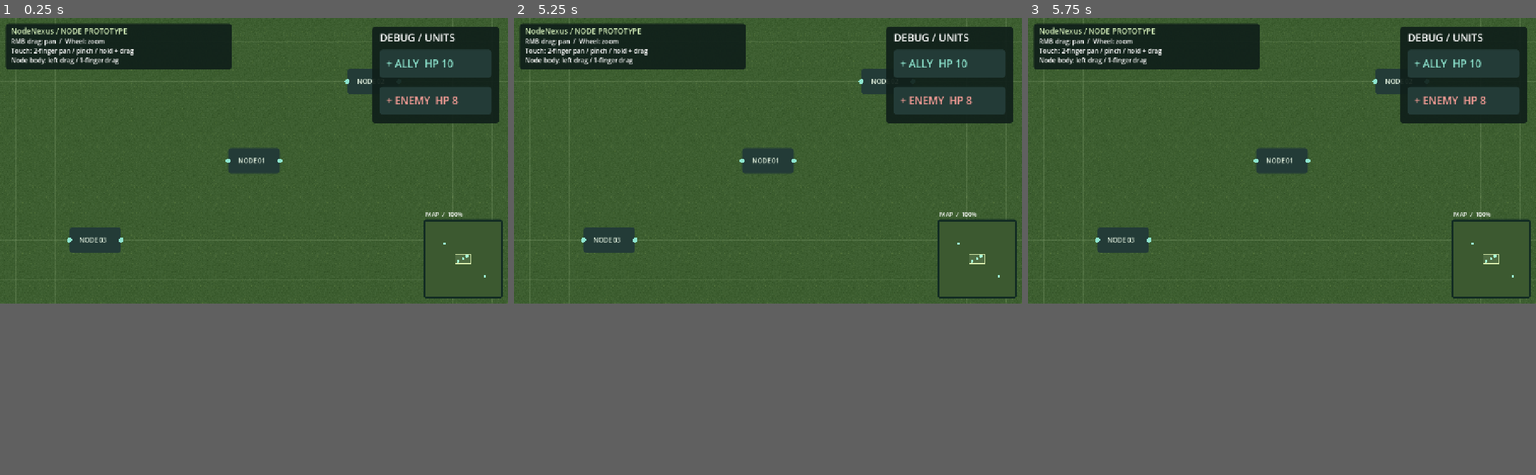
Above: before the commit, frames 1-3 (left to right).
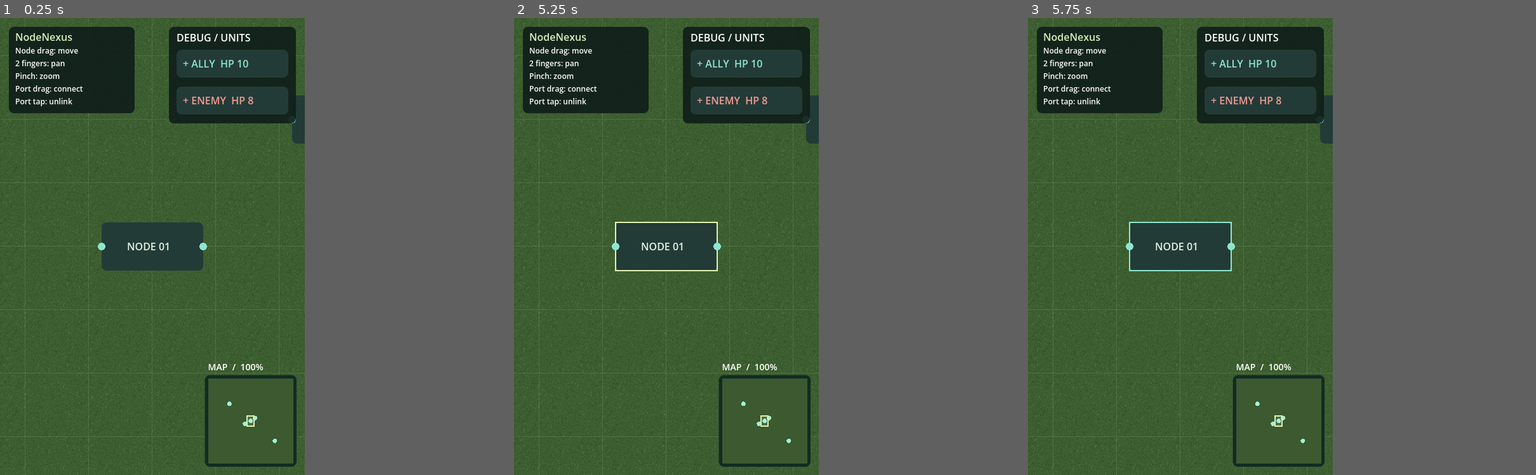
Above: after the commit, the same moments.

Repository: MCnagai/nodenexus-godot
Game: Godot game, scene res://scenes/main.tscn
Two runs of this game, one before a commit and one after it. Both use one fixed random seed, a clock stepped at 60 frames per second and the inputs below.
Inputs (mouse positions are in pixels of both pictures, inside the frame that each line leads up to):
- Up to frame 1 (0.25 s): no input
- Up to frame 2 (5.25 s): tap Enter at 0.5, 2, 3.5 s; move the mouse to (879, 145) at 0.52 s; click (879, 145) at 0.67 s; tap Space at 1.25, 2.75, 4.25 s; drag from (666, 173) to (742, 219) at 1.27 s; move the mouse to (818, 100) at 2.02 s; click (818, 100) at 2.17 s; drag from (742, 219) to (615, 118) at 2.77 s; move the mouse to (920, 205) at 3.52 s; click (920, 205) at 3.67 s; drag from (615, 118) to (691, 91) at 4.27 s; move the mouse to (793, 159) at 5.02 s; click (793, 159) at 5.17 s
- Up to frame 3 (5.75 s): no input
In our replay, the window is 800x450 before the commit and 480x720 after it. These sizes can differ from the game's own. Grey fills any space a smaller window leaves; there, only what the larger window draws over its background counts as a difference.

The runs differ from the first frame. In frame 1, 35% of the frame differs, in the area x 0-100%, y 0-100%; in frame 2, 35%; in frame 3, 35%.

Commit message:
Disconnect ports on tap and improve mobile text readability

Diff:
--- a/project.godot
+++ b/project.godot
@@ -6,7 +6,7 @@
 config/features=PackedStringArray("4.7", "GL Compatibility")
 
 [display]
-window/size/viewport_width=1280
+window/size/viewport_width=480
 window/size/viewport_height=720
 window/stretch/mode="canvas_items"
 window/stretch/aspect="expand"
--- a/scripts/main.gd
+++ b/scripts/main.gd
@@ -10,7 +10,7 @@
 const MAX_ZOOM := 2.5
 const HOLD_SECONDS := 0.5
 const HOLD_SLOP := 12.0
-const NODE_HALF_SIZE := Vector2(65, 32)
+const NODE_HALF_SIZE := Vector2(80, 38)
 const PORT_HIT_RADIUS := 12.0
 
 var camera_position := MAP_SIZE / 2.0
@@ -22,6 +22,8 @@
 var connections: Dictionary = {}
 var wire_from := -1
 var wire_pointer := Vector2.ZERO
+var wire_press_position := Vector2.ZERO
+var wire_dragged := false
 var wire_uses_touch := false
 var grass: ImageTexture
 var node_style: StyleBoxFlat
@@ -43,6 +45,8 @@
 var drag_uses_touch := false
 
 func _ready() -> void:
+    _configure_canvas()
+    get_window().size_changed.connect(_configure_canvas)
     mouse_filter = Control.MOUSE_FILTER_IGNORE
     texture_repeat = CanvasItem.TEXTURE_REPEAT_ENABLED
     grass = _make_grass()
@@ -52,6 +56,12 @@
     resized.connect(_refresh)
     get_window().mouse_exited.connect(_clear_hover)
     _refresh()
+
+func _configure_canvas() -> void:
+    var window := get_window()
+    var reference := Vector2i(480, 320) if window.size.y < 500 and window.size.x > window.size.y else Vector2i(480, 720)
+    if window.content_scale_size != reference:
+        window.content_scale_size = reference
 
 func _make_grass() -> ImageTexture:
     var image := Image.create(128, 128, false, Image.FORMAT_RGB8)
@@ -83,6 +93,12 @@
 func debug_ui_scale() -> float:
     return clampf(size.x / maxf(1.0, get_window().size.x), 1.0, 3.0)
 
+func hud_rect() -> Rect2:
+    var scale := debug_ui_scale()
+    if get_window().size.x < 700 or get_window().size.y < 500:
+        return Rect2(Vector2(14, 14) * scale, Vector2(minf(198 * scale, maxf(80, debug_menu_rect().position.x - 28 * scale)), 136 * scale))
+    return Rect2(14, 14, minf(size.x - 28, 570), 140)
+
 func debug_menu_rect() -> Rect2:
     var scale := debug_ui_scale()
     return Rect2(Vector2(size.x - 214 * scale, 14 * scale), Vector2(200, 152) * scale)
@@ -105,7 +121,9 @@
     for unit in units.values():
         if unit.friendly == friendly:
             count += 1
-    var offset := Vector2(side * 170, 140 + (count % 4) * 100) / camera_zoom
+    var horizontal := minf(170.0, maxf(0.0, size.x / 2 - NODE_HALF_SIZE.x - 24) * 0.8)
+    var vertical := minf(140.0 + (count % 4) * 100, maxf(0.0, size.y / 2 - NODE_HALF_SIZE.y - 24))
+    var offset := Vector2(side * horizontal, vertical) / camera_zoom
     var point := (camera_position + offset).clamp(NODE_HALF_SIZE, MAP_SIZE - NODE_HALF_SIZE)
     node_positions.append(point)
     units[index] = DebugUnit.new(friendly)
@@ -131,11 +149,30 @@
         return false
     wire_from = index
     wire_pointer = point
+    wire_press_position = point
+    wire_dragged = false
     wire_uses_touch = from_touch
     hold_pending = false
     _end_node_drag()
     queue_redraw()
     return true
+
+func _update_wire_pointer(point: Vector2) -> void:
+    wire_pointer = point
+    # Logical canvas units -> CSS pixels; small touch jitter is still a tap.
+    var css_scale := get_viewport().get_stretch_transform().get_scale().x
+    if point.distance_to(wire_press_position) * css_scale > 8.0:
+        wire_dragged = true
+    queue_redraw()
+
+func _disconnect_port(index: int) -> void:
+    if units[index].friendly:
+        connections.erase(index)
+    else:
+        for source in connections.keys():
+            if connections[source] == index:
+                connections.erase(source)
+    queue_redraw()
 
 func _cancel_wire() -> void:
     if wire_from != -1:
@@ -146,7 +183,10 @@
     if wire_from == -1:
         return
     var target := _pick_port(point)
-    if target != -1 and units[wire_from].friendly != units[target].friendly:
+    _update_wire_pointer(point)
+    if target == wire_from and not wire_dragged:
+        _disconnect_port(wire_from)
+    elif target != -1 and units[wire_from].friendly != units[target].friendly:
         var source: int = wire_from if units[wire_from].friendly else target
         var destination: int = target if units[wire_from].friendly else wire_from
         connections[source] = destination
@@ -170,7 +210,7 @@
     draw_polyline(curve.get_baked_points(), color, 2.5 * debug_ui_scale() / camera_zoom, true)
 
 func _over_ui(point: Vector2) -> bool:
-    return debug_menu_rect().has_point(point) or minimap_rect().grow(5).has_point(point) or Rect2(14, 14, minf(size.x - 28, 570), 116).has_point(point)
+    return debug_menu_rect().has_point(point) or minimap_rect().grow(5).has_point(point) or hud_rect().has_point(point)
 
 func _pick_node(screen_point: Vector2) -> int:
     var point := screen_to_world(screen_point)
@@ -312,8 +352,7 @@
             touches[event.index] = event.position
             if touches.size() == 1 and not gesture_blocked:
                 if wire_from != -1 and wire_uses_touch:
-                    wire_pointer = event.position
-                    queue_redraw()
+                    _update_wire_pointer(event.position)
                 elif touch_right:
                     pan_screen(event.position - previous)
                 elif dragged_node >= 0 and drag_uses_touch:
@@ -360,8 +399,7 @@
             if mouse_right:
                 pan_screen(event.relative)
             elif wire_from != -1 and not wire_uses_touch:
-                wire_pointer = event.position
-                queue_redraw()
+                _update_wire_pointer(event.position)
             elif dragged_node >= 0 and node_drag_active and not drag_uses_touch:
                 _move_node(event.position)
             _update_hover()
@@ -388,7 +426,7 @@
         var point := node_positions[i]
         if not visible.intersects(Rect2(point - NODE_HALF_SIZE - Vector2(6, 6), NODE_HALF_SIZE * 2 + Vector2(12, 12))):
             continue
-        draw_style_box(node_style, Rect2(point - Vector2(65, 32), Vector2(130, 64)))
+        draw_style_box(node_style, Rect2(point - NODE_HALF_SIZE, NODE_HALF_SIZE * 2))
         if i == hovered_node:
             draw_rect(Rect2(point - NODE_HALF_SIZE, NODE_HALF_SIZE * 2), Color("8ee5cf"), false, 2.0 / camera_zoom)
         if i == dragged_node:
@@ -397,20 +435,29 @@
             var unit = units[i]
             var color := Color("8ee5cf") if unit.friendly else Color("f29b94")
             draw_circle(port_position(i), 7.0 * debug_ui_scale() / camera_zoom, color)
-            draw_string(ThemeDB.fallback_font, point + Vector2(-53, -8), "ALLY / OUT" if unit.friendly else "ENEMY / IN", HORIZONTAL_ALIGNMENT_LEFT, -1, 14, color)
-            draw_string(ThemeDB.fallback_font, point + Vector2(-53, 17), unit.hp_text(), HORIZONTAL_ALIGNMENT_LEFT, -1, 14)
-            draw_rect(Rect2(point + Vector2(-53, 24), Vector2(106, 3)), Color("152a25"))
-            draw_rect(Rect2(point + Vector2(-53, 24), Vector2(106 * unit.hp / unit.max_hp, 3)), color)
+            draw_string(ThemeDB.fallback_font, point + Vector2(-68, -12), "ALLY / OUT" if unit.friendly else "ENEMY / IN", HORIZONTAL_ALIGNMENT_LEFT, -1, 16, color)
+            draw_string(ThemeDB.fallback_font, point + Vector2(-68, 14), unit.hp_text(), HORIZONTAL_ALIGNMENT_LEFT, -1, 16)
+            draw_rect(Rect2(point + Vector2(-68, 26), Vector2(136, 4)), Color("152a25"))
+            draw_rect(Rect2(point + Vector2(-68, 26), Vector2(136 * unit.hp / unit.max_hp, 4)), color)
         else:
-            draw_circle(point + Vector2(-65, 0), 6, Color("8ee5cf"))
-            draw_circle(point + Vector2(65, 0), 6, Color("8ee5cf"))
+            draw_circle(point + Vector2(-NODE_HALF_SIZE.x, 0), 6, Color("8ee5cf"))
+            draw_circle(point + Vector2(NODE_HALF_SIZE.x, 0), 6, Color("8ee5cf"))
             draw_string(ThemeDB.fallback_font, point + Vector2(-40, 6), "NODE %02d" % (i + 1), HORIZONTAL_ALIGNMENT_LEFT, -1, 16, Color("e2f1df"))
     draw_set_transform(Vector2.ZERO)
-    draw_style_box(hud_style, Rect2(14, 14, minf(size.x - 28, 570), 116))
-    draw_string(ThemeDB.fallback_font, Vector2(28, 40), "NodeNexus / NODE PROTOTYPE", HORIZONTAL_ALIGNMENT_LEFT, -1, 19, Color("d5efba"))
-    draw_string(ThemeDB.fallback_font, Vector2(28, 65), "RMB drag: pan  /  Wheel: zoom", HORIZONTAL_ALIGNMENT_LEFT, -1, 16)
-    draw_string(ThemeDB.fallback_font, Vector2(28, 89), "Touch: 2-finger pan / pinch / hold + drag", HORIZONTAL_ALIGNMENT_LEFT, -1, 16)
-    draw_string(ThemeDB.fallback_font, Vector2(28, 113), "Node body: left drag / 1-finger drag", HORIZONTAL_ALIGNMENT_LEFT, -1, 16)
+    var hud := hud_rect()
+    draw_style_box(hud_style, hud)
+    if get_window().size.x < 700 or get_window().size.y < 500:
+        var scale := debug_ui_scale()
+        draw_string(ThemeDB.fallback_font, hud.position + Vector2(10, 22) * scale, "NodeNexus", HORIZONTAL_ALIGNMENT_LEFT, -1, roundi(16 * scale), Color("d5efba"))
+        var hints := ["Node drag: move", "2 fingers: pan", "Pinch: zoom", "Port drag: connect", "Port tap: unlink"]
+        for line in range(hints.size()):
+            draw_string(ThemeDB.fallback_font, hud.position + Vector2(10, 42 + line * 20) * scale, hints[line], HORIZONTAL_ALIGNMENT_LEFT, -1, roundi(12 * scale))
+    else:
+        draw_string(ThemeDB.fallback_font, Vector2(28, 40), "NodeNexus / NODE PROTOTYPE", HORIZONTAL_ALIGNMENT_LEFT, -1, 19, Color("d5efba"))
+        draw_string(ThemeDB.fallback_font, Vector2(28, 65), "RMB drag: pan  /  Wheel: zoom", HORIZONTAL_ALIGNMENT_LEFT, -1, 16)
+        draw_string(ThemeDB.fallback_font, Vector2(28, 89), "Touch: 2-finger pan / pinch / hold + drag", HORIZONTAL_ALIGNMENT_LEFT, -1, 16)
+        draw_string(ThemeDB.fallback_font, Vector2(28, 113), "Node body: left drag / 1-finger drag", HORIZONTAL_ALIGNMENT_LEFT, -1, 16)
+        draw_string(ThemeDB.fallback_font, Vector2(28, 137), "Port: drag to connect / tap to disconnect", HORIZONTAL_ALIGNMENT_LEFT, -1, 16)
     var menu := debug_menu_rect()
     var ui_scale := debug_ui_scale()
     draw_style_box(hud_style, menu)
@@ -429,7 +476,7 @@
     var frame := Rect2(mini.position + view.position * ratio, view.size * ratio)
     draw_rect(frame, Color(0.9, 1.0, 0.8, 0.12))
     draw_rect(frame, Color("e0f2b2"), false, 2)
-    draw_string(ThemeDB.fallback_font, mini.position - Vector2(0, 12), "MAP  /  %d%%" % roundi(camera_zoom * 100), HORIZONTAL_ALIGNMENT_LEFT, -1, 15)
+    draw_string(ThemeDB.fallback_font, mini.position - Vector2(0, 12), "MAP  /  %d%%" % roundi(camera_zoom * 100), HORIZONTAL_ALIGNMENT_LEFT, -1, roundi(14 * debug_ui_scale()))
     if touch_right:
         draw_circle(hold_origin, 18, Color("e0f2b2"), false, 2)
 
--- a/tests/test_combat.gd
+++ b/tests/test_combat.gd
@@ -29,6 +29,7 @@
     scene._input(event)
 
 func _run() -> void:
+    root.size = Vector2i(1280, 720)
     var scene = load("res://scenes/main.tscn").instantiate()
     root.add_child(scene)
     await process_frame
@@ -79,6 +80,32 @@
     click(scene, input, false)
     scene._tick_combat(1.0)
     check(scene.units[ally].hp == 8.0 and scene.units[enemy].hp == 6.0 and scene.units[idle].hp == 9.0, "Shared target multiplied HP decay")
+    # Tapping an output disconnects only that output; an input clears all its links.
+    click(scene, output, true)
+    click(scene, output, false)
+    check(not scene.connections.has(ally) and scene.connections.has(idle), "Output tap removed the wrong links")
+    var ally_hp: float = scene.units[ally].hp
+    scene._tick_combat(0.5)
+    check(scene.units[ally].hp == ally_hp and scene.units[enemy].hp == 5.5, "Disconnected unit kept losing HP")
+    touch(scene, input, true)
+    touch(scene, input + Vector2(2, 0), false)
+    check(scene.connections.is_empty(), "Input tap with jitter did not clear incoming links")
+    var enemy_hp: float = scene.units[enemy].hp
+    scene._tick_combat(1.0)
+    check(scene.units[enemy].hp == enemy_hp, "HP did not stop after disconnect")
+    click(scene, output, true)
+    click(scene, input, false)
+    click(scene, output, true)
+    var motion := InputEventMouseMotion.new()
+    motion.position = output + Vector2(40, 0)
+    scene._input(motion)
+    motion.position = output
+    scene._input(motion)
+    click(scene, output, false)
+    check(scene.connections.has(ally), "Drag returning to its original port was treated as a tap")
+    touch(scene, output, true)
+    touch(scene, output, false, 0, true)
+    check(scene.connections.has(ally), "Canceled tap disconnected a link")
     scene.connections.clear()
     touch(scene, output, true)
     touch(scene, input, false, 0, true)
--- a/tests/test_smoke.gd
+++ b/tests/test_smoke.gd
@@ -24,6 +24,7 @@
     scene._input(event)
 
 func _run() -> void:
+    root.size = Vector2i(1280, 720)
     var scene = load("res://scenes/main.tscn").instantiate()
     root.add_child(scene)
     await process_frame
@@ -91,7 +92,7 @@
     check(scene.node_positions[0] == released and scene.dragged_node == -1, "Node kept following after release")
     scene.node_positions[0] = node_start
     scene.camera_zoom = 1.0
-    button.position = scene.size / 2 + Vector2(64, 0)
+    button.position = scene.size / 2 + Vector2(scene.NODE_HALF_SIZE.x - 1, 0)
     button.pressed = true
     scene._input(button)
     check(scene.dragged_node == -1, "Port started body drag")
Not shown, changed: README.md
Not shown, changed: docs/mobile-setup.md
Not shown, changed: tests/test_web.cjs
